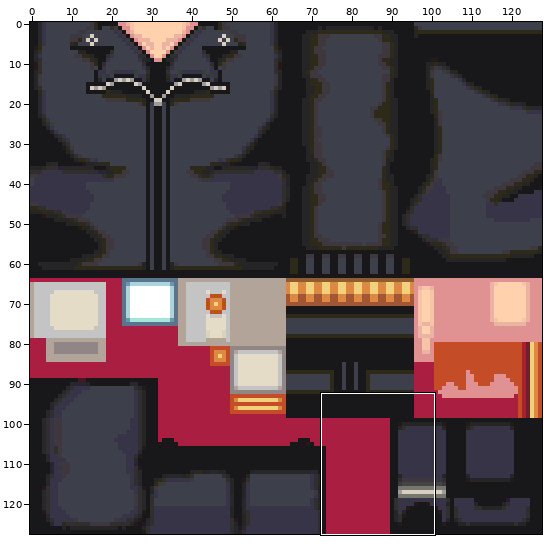
File history of a sprite sheet, Cryptox89/TEX/Body_Tex.png. Above, an overview of the earlier version with the close-up marked.
Close-up. As it was:
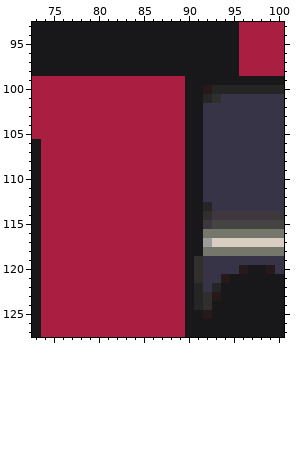
The file is 128x128 pixels. Colours within 5 levels of each other are drawn and written as one. Shown: x 73..100, y 93..127.
And afterwards:
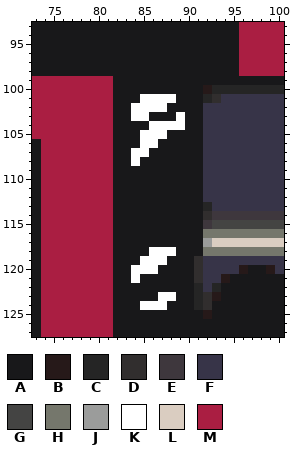
Palette (. is transparent): A #18181a  B #261919  C #252525  D #312e2e  E #3e373d  F #373448  G #444443  H #75776c  J #9b9c9b  K #ffffff  L #dacdc1  M #aa1e42
Change:
Changed rows in their new state; - is an unchanged pixel.
first column x 82:
 99 AAAAAAAA
100 AAAAAAAA
101 AAAKKKKA
102 AAKKKKAA
103 AAKKAAAK
104 AAAAKKKK
105 AAAKKKAA
106 AAAKKAAA
107 AAKKAAAA
108 AAKAAAAA
109 AAAAAAAA
110 AAAAAAAA
111 AAAAAAAA
112 AAAAAAAA
113 AAAAAAAA
114 AAAAAAAA
115 AAAAAAAA
116 AAAAAAAA
117 AAAAAAAA
118 AAAAKKKA
119 AAAKKKAA
120 AAKKKAAA
121 AAKAAAAA
122 AAAAAAAA
123 AAAAAKKA
124 AAAKKKAA
125 AAAAAAAA
126 AAAAAAAA
127 AAAAAAAA
Boxes around the changes in both close-ups, in picture pixels (x1, y1, x2, y2):
changed: (113, 76, 185, 337)
